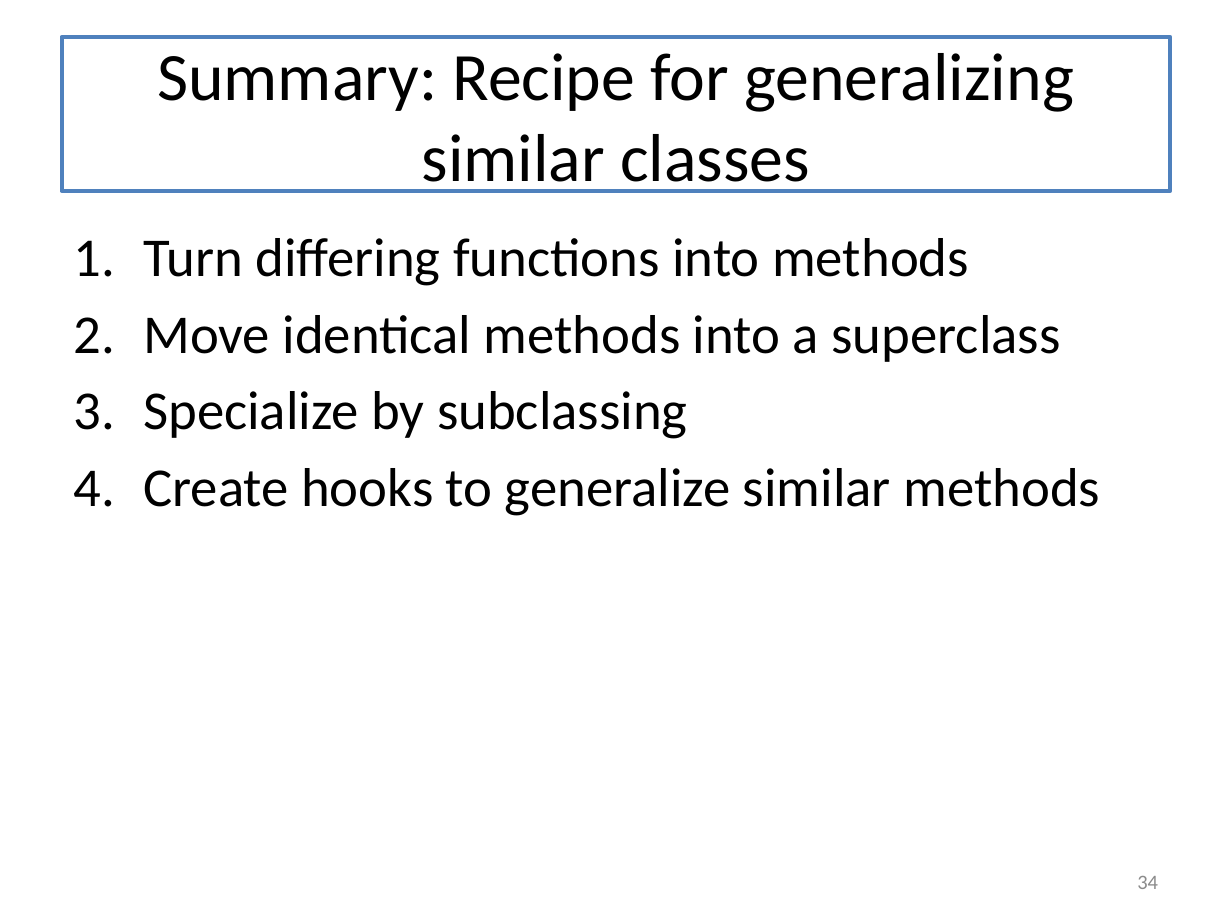
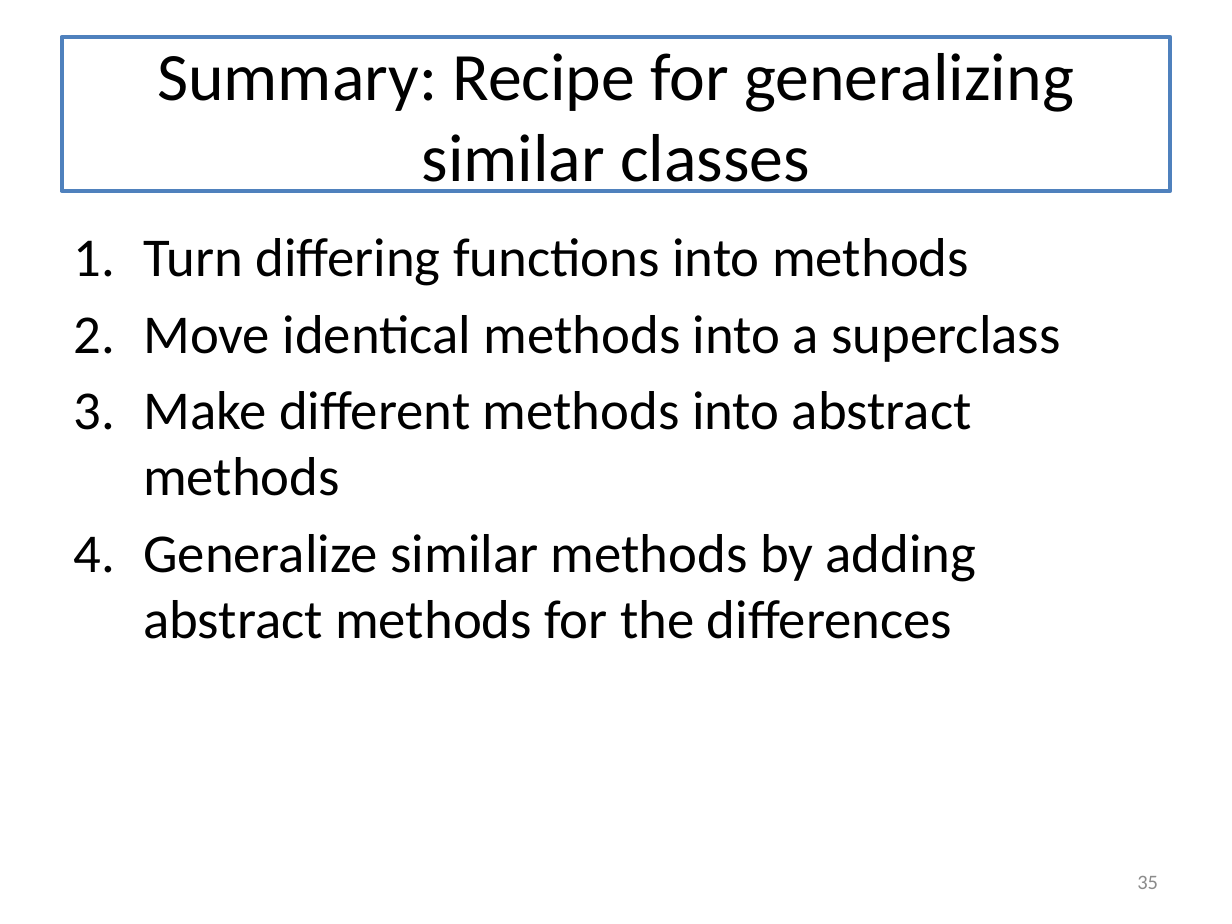
Before and after one commit to mwand/cs5010f16, a slide deck: slide 35 of Slides/Lesson 11.2 Using Inheritance to Share Implementations.pptx (slide 34 before the commit). Drawn at 1232x924 pixels with LibreOffice and Linux fonts; fonts in the diff are those of the drawing. Boxes give left, top, right and bottom in pixels: in the first picture for what was removed or moved away, otherwise in the second. Text is boxed around its words. In the diff, an @@ line names an element or a change of style, - is before the commit and + after.

```diff
--- a/Slides/Lesson 11.2 Using Inheritance to Share Implementations.pptx
+++ b/Slides/Lesson 11.2 Using Inheritance to Share Implementations.pptx
@@ text at bbox=[143, 391, 977, 639]: text changed @@
-3. Specialize by subclassing
-4. Create hooks to generalize similar methods
+3. Make different methods into abstract methods
+4. Generalize similar methods by adding abstract methods for the differences
@@ page number at bbox=[1137, 876, 1158, 889]: text changed @@
-34
+35
```
Also in this commit, not shown: 8 other slides changed, 1 slide added, 4 other files.
